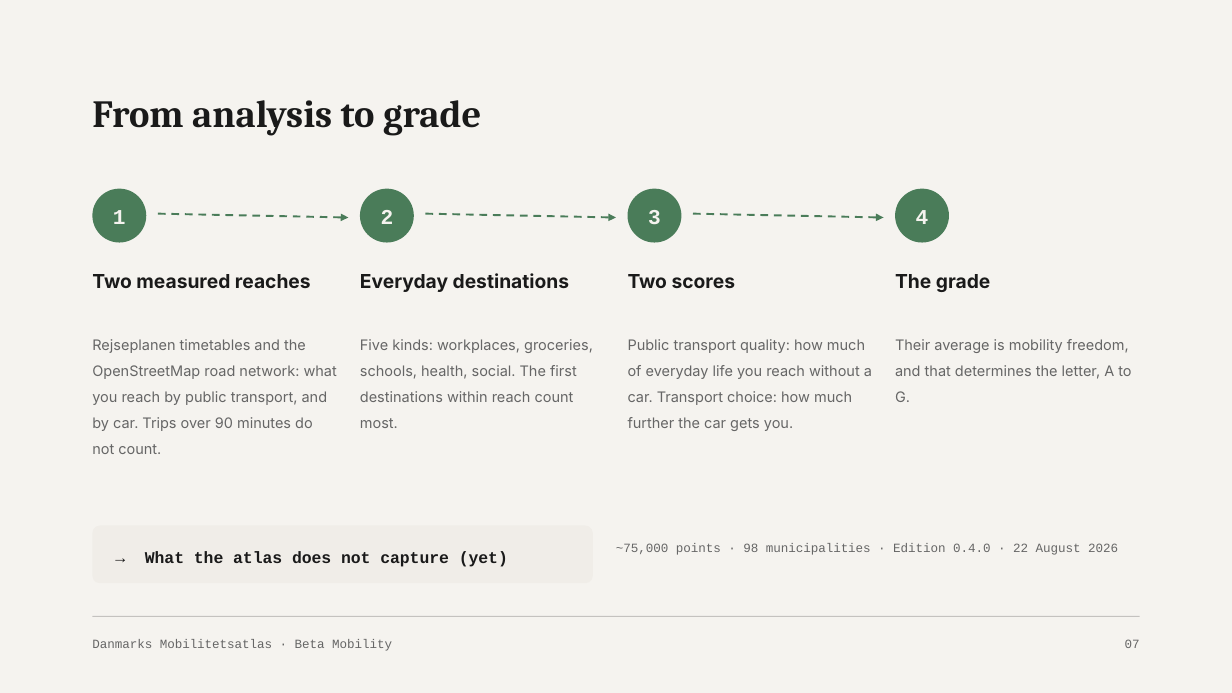
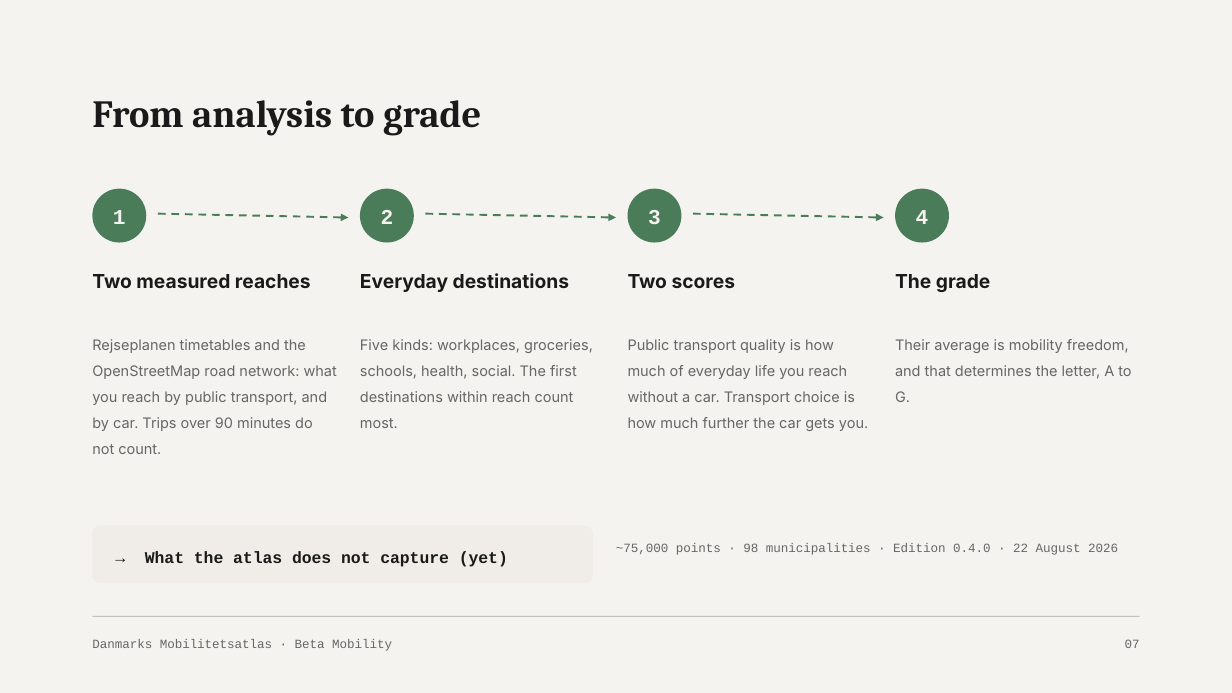
Before and after one commit to betamobility/slides, a slide deck: slide 7 of decks/mobilitetsatlas-intro/Mobilitetsatlas-introduktion.pptx. Drawn at 1232x693 pixels with LibreOffice and Linux fonts; fonts in the diff are those of the drawing. Boxes give left, top, right and bottom in pixels: in the first picture for what was removed or moved away, otherwise in the second. Text is boxed around its words. In the diff, an @@ line names an element or a change of style, - is before the commit and + after.

```diff
--- a/decks/mobilitetsatlas-intro/Mobilitetsatlas-introduktion.pptx
+++ b/decks/mobilitetsatlas-intro/Mobilitetsatlas-introduktion.pptx
@@ text at <box>628,339,868,431</box>: text changed @@
-Public transport quality: how much of everyday life you reach without a car. Transport choice: how much further the car gets you.
+Public transport quality is how much of everyday life you reach without a car. Transport choice is how much further the car gets you.
```
Also in this commit, not shown: 11 other slides changed, 2 other files.
